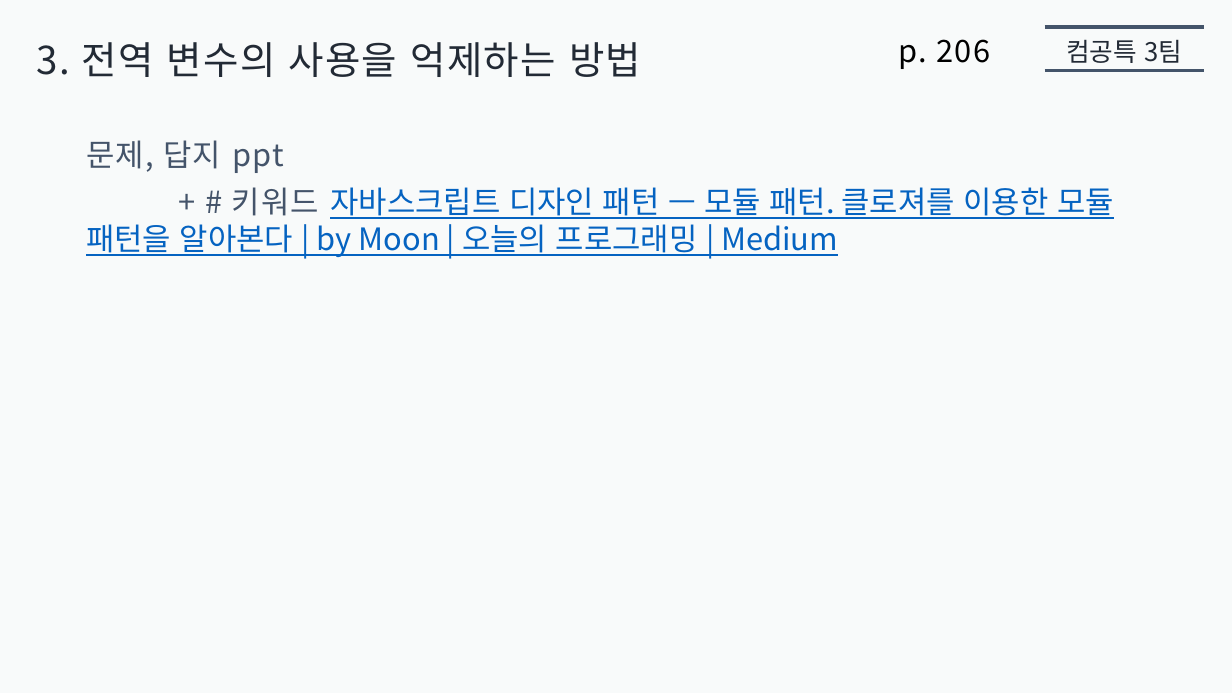
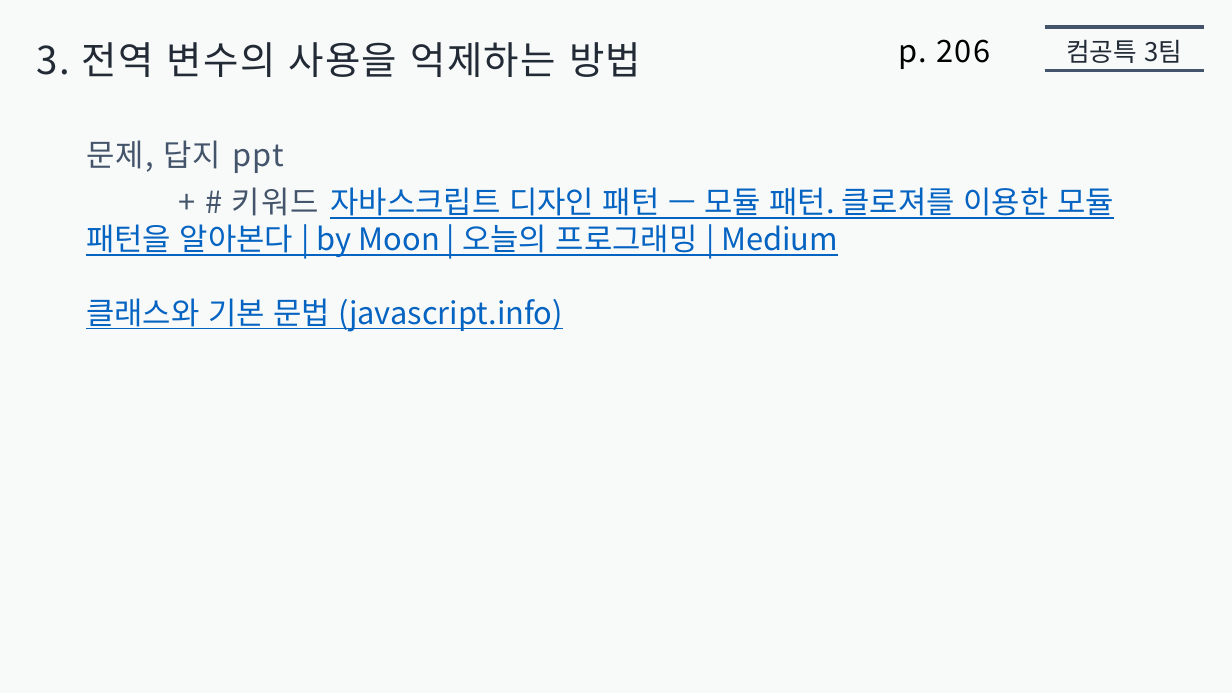
Before and after one commit to jaehoo1/Modern-JavaScript-Deep-Dive, a slide deck: slide 19 of 10. 전역 변수의 문제점/presentation10/jaehoo1/전역 변수의 문제점.pptx (slide 18 before the commit). Drawn at 1232x693 pixels with LibreOffice and Linux fonts; fonts in the diff are those of the drawing. Boxes give left, top, right and bottom in pixels: in the first picture for what was removed or moved away, otherwise in the second. Text is boxed around its words. In the diff, an @@ line names an element or a change of style, - is before the commit and + after.

```diff
--- a/10. 전역 변수의 문제점/presentation10/jaehoo1/전역 변수의 문제점.pptx
+++ b/10. 전역 변수의 문제점/presentation10/jaehoo1/전역 변수의 문제점.pptx
@@ text at [86, 298, 563, 332]: paragraph added @@
+클래스와 기본 문법 (javascript.info)
```
Also in this commit, not shown: 1 other slide changed, 1 slide added.
